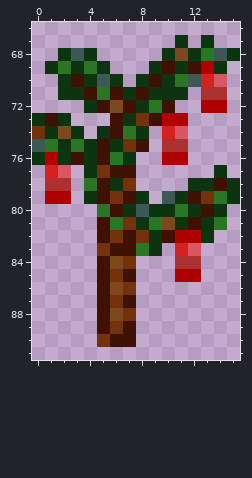
A pixel-art file gets an edit: res/textures/plants.aseprite. The picture above is the old version.
16x384 pixels, 1 frame. Shown: x 0..15, y 66..91.
Once edited:
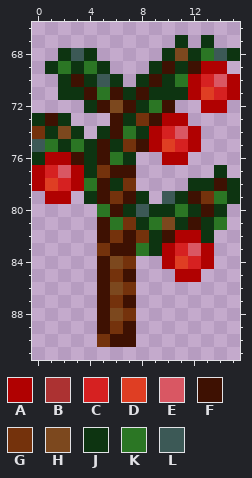
Palette (. is transparent): A #b00101  B #ac3232  C #d62121  D #df3e23  E #d95763  F #3e1102  G #74320c  H #7c481e  J #0d3411  K #2b7624  L #3c5956
Change:
@@ x 0..15 @@
 68 ..JLJ.....JHJKLJ
-69 .JKJKJ...JFJFAJ.
-70 ..JFJLJ.JFJKLCE.
-71 ..JJFKFJFJJJ.BB.
+69 .JKJKJ...JFJFAA.
+70 ..JFJLJ.JFJKACEA
+71 ..JJFKFJFJJJADCA
 72 ....JFHFJKF..AA.
 73 JFJ...FJGFAA....
-74 GJHJ.JFKJ.CE....
-75 LKJKJFJGF.BB....
-76 JAJFJFKJ..AA....
-77 .CE.JGFF......J.
-78 .BB.KFJG....JJFJ
+74 GJHJ.JFKJACEA...
+75 LKJKJFJGFADCA...
+76 JAAFJFKJ..AA....
+77 ACEAJGFF......J.
+78 ADCAKFJG....JJFJ
 79 .AA.JFGFJ.LJFGKJ
@@ x 8..15 @@
 82 GJFAAJ..
-83 KJ.CE...
-84 ...BB...
+83 KJACEA..
+84 ..ADCA..
 85 ...AA...
Changed places in both pictures, as pixel boxes (x1, y1, x2, y2):
changed: (149, 61, 240, 152)
changed: (32, 152, 84, 191)
changed: (162, 243, 214, 269)
